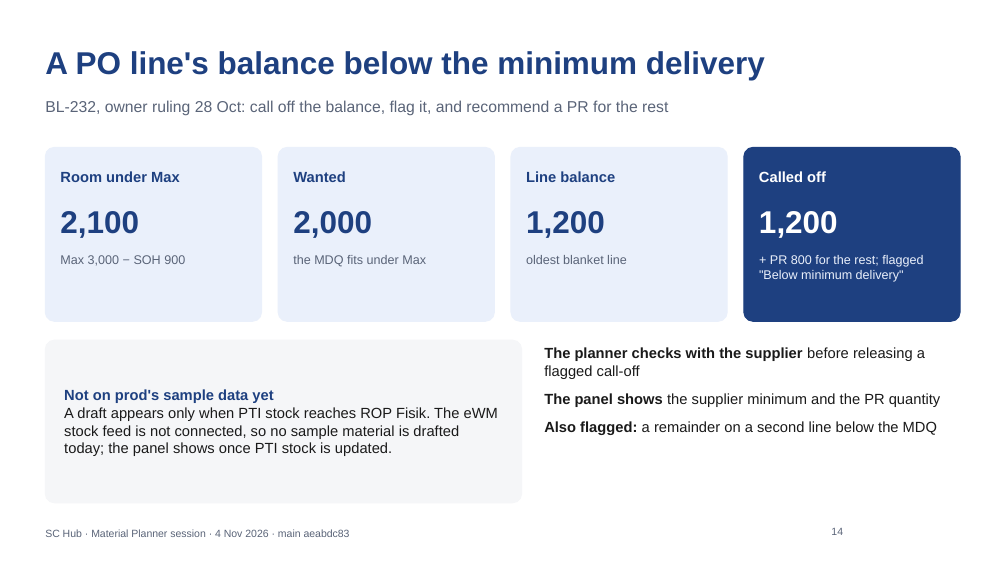
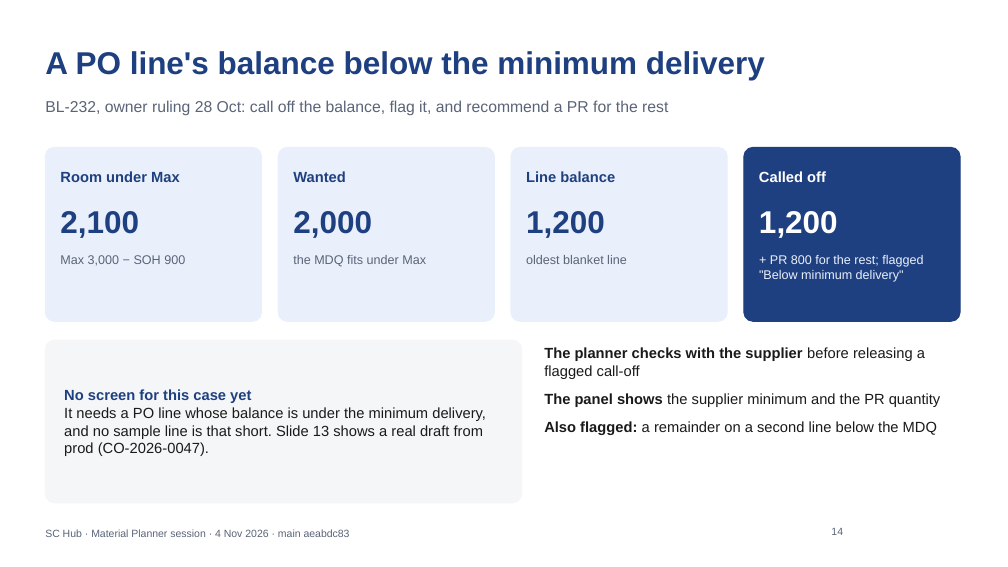
Before and after one commit to javal999/paragon-supplier-portal, a slide deck: slide 14 of docs/supplier-hub/user-guide/SC-Hub-Planner-04-Nov-What-Changed.pptx. Drawn at 1008x567 pixels with LibreOffice and Linux fonts; fonts in the diff are those of the drawing; background and template pictures are left out. Boxes give left, top, right and bottom in pixels: in the first picture for what was removed or moved away, otherwise in the second. Text is boxed around its words. In the diff, an @@ line names an element or a change of style, - is before the commit and + after.

```diff
--- a/docs/supplier-hub/user-guide/SC-Hub-Planner-04-Nov-What-Changed.pptx
+++ b/docs/supplier-hub/user-guide/SC-Hub-Planner-04-Nov-What-Changed.pptx
@@ text at bbox=[64, 389, 486, 456]: text changed @@
-Not on prod's sample data yet
-A draft appears only when PTI stock reaches ROP Fisik. The eWM stock feed is not connected, so no sample material is drafted today; the panel shows once PTI stock is updated.
+No screen for this case yet
+It needs a PO line whose balance is under the minimum delivery, and no sample line is that short. Slide 13 shows a real draft from prod (CO-2026-0047).
```
Also in this commit, not shown: 1 other slide changed, 1 other file.
